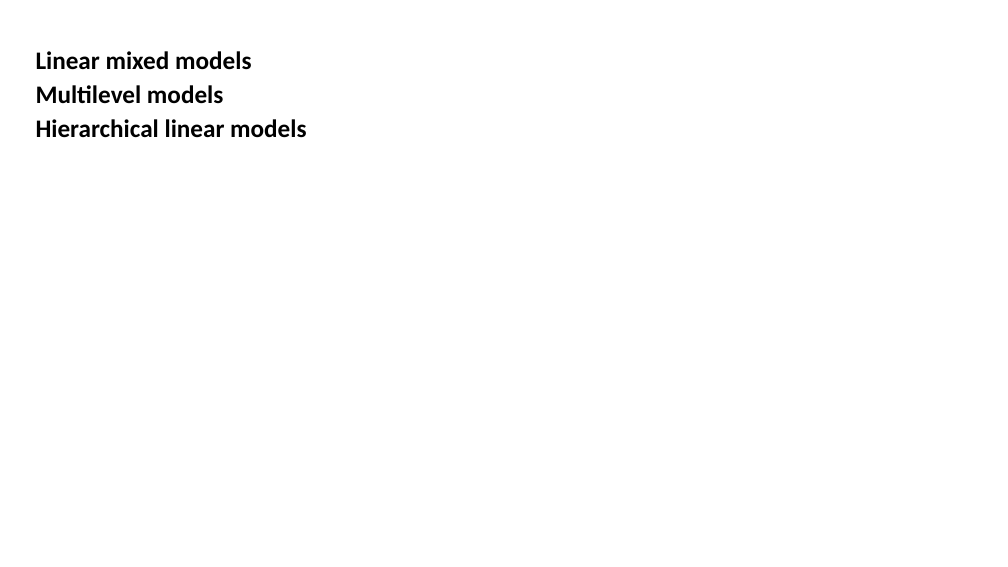
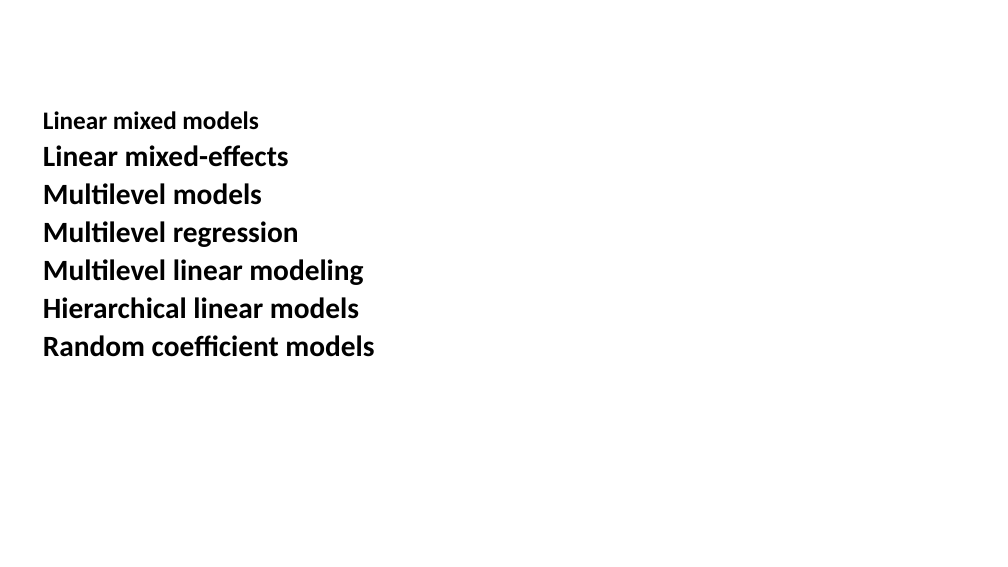
Before and after one commit to FPupillo/LMM_workshop, a slide deck: slide 2 of PPT_LMM.odp. Drawn at 1008x567 pixels with LibreOffice and Linux fonts; fonts in the diff are those of the drawing. Boxes give left, top, right and bottom in pixels: in the first picture for what was removed or moved away, otherwise in the second. Text is boxed around its words. In the diff, an @@ line names an element or a change of style, - is before the commit and + after.

```diff
--- a/PPT_LMM.odp
+++ b/PPT_LMM.odp
@@ text "Linear mixed models": place and size @@
-text "Linear mixed models" at box(36, 51, 306, 138)
+text "Linear mixed models" at box(43, 111, 374, 357)
@@ text at box(43, 145, 289, 167): paragraph added @@
+Linear mixed-effects
@@ text at box(43, 183, 359, 319): size 24 to 28 pt in "Multilevel models", "Hierarchical linear models" @@
@@ text at box(43, 221, 363, 285): paragraphs added @@
+Multilevel regression
+Multilevel linear modeling
@@ text at box(43, 335, 374, 357): paragraph added @@
+Random coefficient models
```
Also in this commit, not shown: 26 other slides changed, 23 slides added, 1 slide removed, 6 other files.
